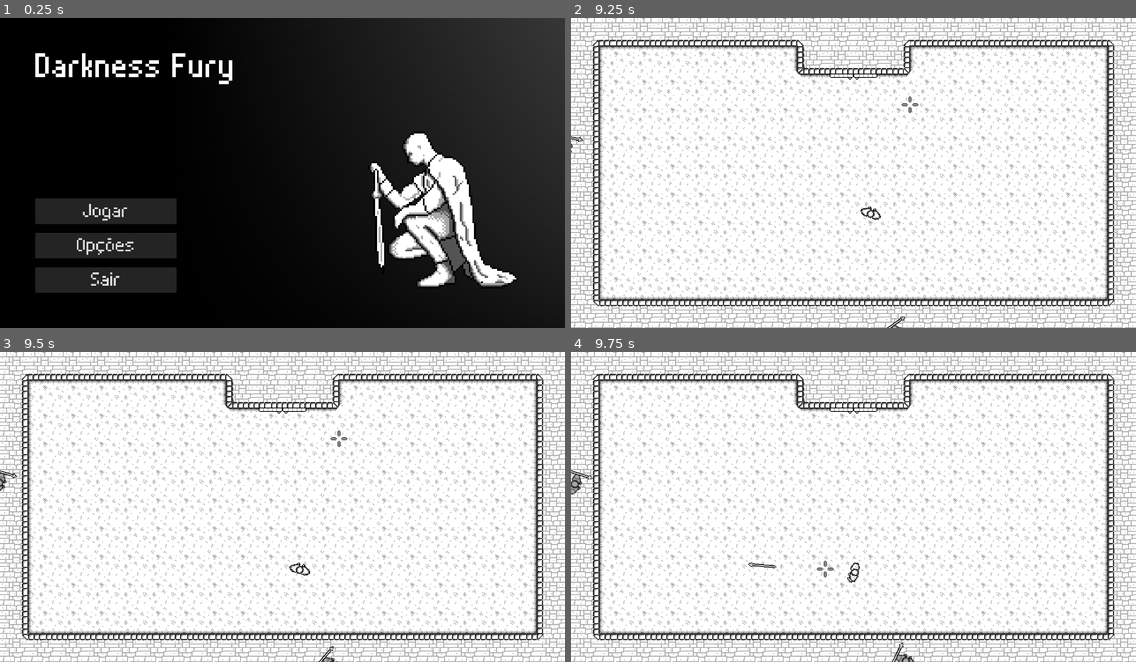
Above: before the commit, frames 1-4 (two rows, left to right).
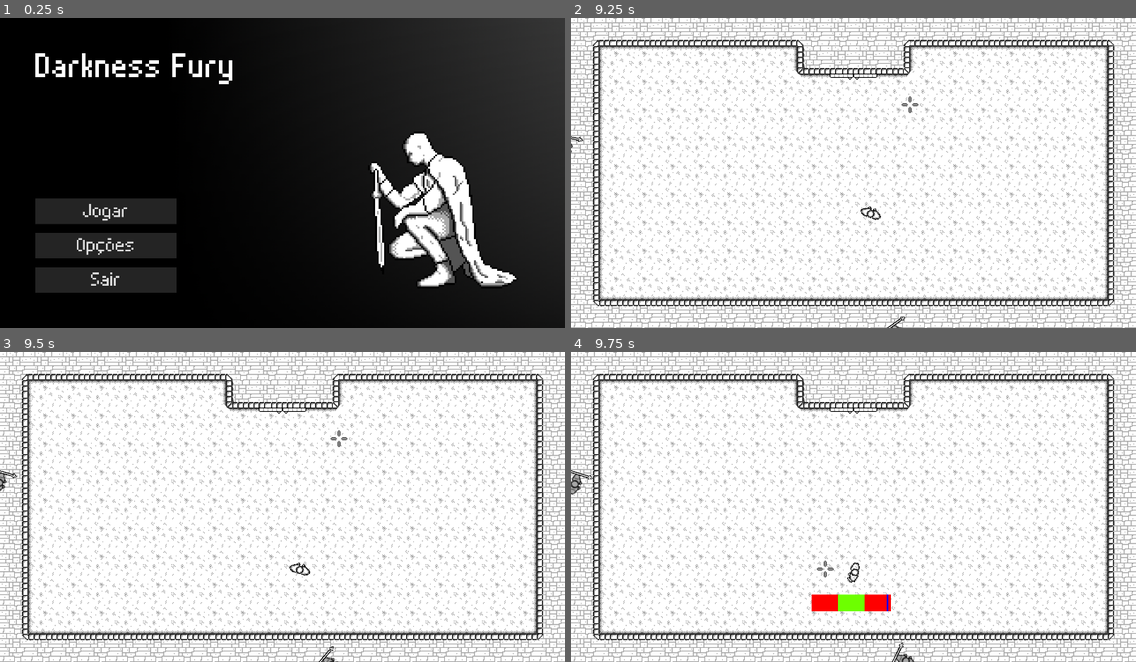
Above: after the commit, the same moments.

Repository: CarlMachado/DarknessFury
Game: Godot game, scene res://scenes/main_menu.tscn
The game is run twice, just before and just after one commit, with the same random seed, the same clock (stepped at 60 frames per second) and the same inputs.
Inputs (mouse positions are in pixels of both pictures, inside the frame that each line leads up to):
- Up to frame 1 (0.25 s): no input
- Up to frame 2 (9.25 s): click "Jogar" at 0.5 s; tap Enter (ui_accept) at 1.25, 1.52, 1.55, 1.82, 2.1, 2.27, 2.57, 3.05, 3.77, 4.07, 4.25, 4.35, 4.52, 4.82, 5.27, 5.57, 5.75, 6.05, 6.5, 6.6, 6.77, 7.07, 7.25, 7.52, 7.55, 7.82, 8.27, 8.57, 8.85 s; move the mouse to (977, 157) at 1.27 s; hold D (ui_right) 1.28-2.03 s; click (977, 157) at 1.35 s; move the mouse to (740, 188) at 2.02 s; hold S (ui_down) 2.03-2.78 s; click (740, 188) at 2.3 s; move the mouse to (910, 104) at 2.77 s; hold D (ui_right) 2.78-3.53 s; click (910, 104) at 2.85 s; move the mouse to (825, 235) at 3.52 s; hold W (ui_up) 3.53-4.28 s; click (825, 235) at 3.6 s; move the mouse to (1023, 219) at 4.27 s; hold A (ui_left) 4.28-5.78 s; tap Space (ui_skill, bound only after the commit) at 4.9 s; move the mouse to (684, 126) at 5.02 s; click (684, 126) at 5.1 s; move the mouse to (881, 173) at 5.77 s; hold S (ui_down) 5.78-6.53 s; click (881, 173) at 5.85 s; move the mouse to (768, 95) at 6.52 s; hold D (ui_right) 6.53-7.28 s; click (768, 95) at 6.8 s; move the mouse to (977, 157) at 7.27 s; hold W (ui_up) 7.28-8.03 s; click (977, 157) at 7.35 s; move the mouse to (740, 188) at 8.02 s; hold D (ui_right) 8.03-8.78 s; click (740, 188) at 8.1 s; move the mouse to (910, 104) at 8.77 s; hold S (ui_down) from 8.78 s (still down)
- Up to frame 3 (9.5 s): keep holding S (ui_down)
- Up to frame 4 (9.75 s): move the mouse to (825, 569) at 9.52 s; release S (ui_down) at 9.53 s; hold A (ui_left) from 9.53 s (still down); click (825, 569) at 9.6 s

Frames 1-3 are identical in both runs. In frame 4, 0.8% of the frame differs, in the area x 31-57%, y 67-84%.

Commit message:
Sistema de teste de pericia

Diff:
--- a/prefabs/player.tscn
+++ b/prefabs/player.tscn
@@ -11,8 +11,6 @@
 [ext_resource path="res://sprites/player/raise_3.png" type="Texture" id=9]
 [ext_resource path="res://sprites/weapon/spear_hand.png" type="Texture" id=10]
 [ext_resource path="res://scripts/hit.gd" type="Script" id=11]
-[ext_resource path="res://scripts/skill_bar.gd" type="Script" id=12]
-[ext_resource path="res://scripts/skill_line.gd" type="Script" id=13]
 
 [sub_resource type="SpriteFrames" id=1]
 animations = [ {
@@ -71,31 +69,4 @@
 [node name="shape" type="CollisionShape2D" parent="area_hit"]
 position = Vector2( -0.875, 0 )
 shape = SubResource( 3 )
-
-[node name="skill_bar" type="Node2D" parent="."]
-editor/display_folded = true
-visible = false
-
-[node name="skill_bar_green" type="ColorRect" parent="skill_bar"]
-margin_left = -23.0
-margin_top = 15.0
-margin_bottom = 24.0
-color = Color( 0.431373, 1, 0, 1 )
-script = ExtResource( 12 )
-
-[node name="skill_bar_red" type="ColorRect" parent="skill_bar"]
-margin_top = 15.0
-margin_right = 21.75
-margin_bottom = 24.0
-color = Color( 1, 0, 0, 1 )
-script = ExtResource( 12 )
-
-[node name="skill_line" type="ColorRect" parent="skill_bar"]
-margin_left = 20.6563
-margin_top = 15.0313
-margin_right = 21.4063
-margin_bottom = 24.0313
-rect_min_size = Vector2( -10, -10 )
-color = Color( 0.054902, 0, 1, 1 )
-script = ExtResource( 13 )
 [connection signal="timeout" from="reload" to="." method="_on_reload_timeout"]
--- /dev/null
+++ b/prefabs/skill_bar.tscn
@@ -0,0 +1,34 @@
+[gd_scene load_steps=3 format=2]
+
+[ext_resource path="res://scripts/skill_bar.gd" type="Script" id=1]
+[ext_resource path="res://scripts/skill_line.gd" type="Script" id=2]
+
+[node name="skill_bar" type="Node2D" groups=[
+"skill_bar",
+]]
+script = ExtResource( 1 )
+
+[node name="skill_bar_red" type="ColorRect" parent="."]
+margin_left = -45.0
+margin_top = 5.0
+margin_right = 45.0
+margin_bottom = 24.0
+color = Color( 1, 0, 0, 1 )
+
+[node name="skill_bar_green" type="ColorRect" parent="."]
+margin_left = -15.0
+margin_top = 5.0
+margin_right = 15.0
+margin_bottom = 24.0
+color = Color( 0.431373, 1, 0, 1 )
+
+[node name="skill_line" type="ColorRect" parent="." groups=[
+"skill_bar",
+]]
+margin_left = 43.0
+margin_top = 5.0
+margin_right = 45.0
+margin_bottom = 24.0
+rect_min_size = Vector2( -10, -10 )
+color = Color( 0.054902, 0, 1, 1 )
+script = ExtResource( 2 )
--- a/project.godot
+++ b/project.godot
@@ -105,6 +105,11 @@
 , Object(InputEventKey,"resource_local_to_scene":false,"resource_name":"","device":0,"alt":false,"shift":false,"control":false,"meta":false,"command":false,"pressed":false,"scancode":70,"unicode":0,"echo":false,"script":null)
  ]
 }
+ui_skill={
+"deadzone": 0.5,
+"events": [ Object(InputEventKey,"resource_local_to_scene":false,"resource_name":"","device":0,"alt":false,"shift":false,"control":false,"meta":false,"command":false,"pressed":false,"scancode":32,"unicode":0,"echo":false,"script":null)
+ ]
+}
 
 [layer_names]
 
--- a/scenes/levels/arena.tscn
+++ b/scenes/levels/arena.tscn
@@ -1,10 +1,11 @@
-[gd_scene load_steps=11 format=2]
+[gd_scene load_steps=12 format=2]
 
 [ext_resource path="res://scripts/arena.gd" type="Script" id=1]
 [ext_resource path="res://prefabs/mouse_cross.tscn" type="PackedScene" id=2]
 [ext_resource path="res://prefabs/tile_arena.tscn" type="PackedScene" id=3]
 [ext_resource path="res://prefabs/player.tscn" type="PackedScene" id=4]
 [ext_resource path="res://prefabs/spawn_enemy.tscn" type="PackedScene" id=5]
+[ext_resource path="res://prefabs/skill_bar.tscn" type="PackedScene" id=6]
 
 [sub_resource type="RectangleShape2D" id=1]
 extents = Vector2( 63.5568, 0.860004 )
@@ -104,4 +105,8 @@
 [node name="shape8" type="CollisionShape2D" parent="walls_area_enemy"]
 position = Vector2( 334.376, 14.361 )
 shape = SubResource( 5 )
+
+[node name="skill_bar" parent="." instance=ExtResource( 6 )]
+position = Vector2( 317.686, 270.384 )
+z_index = 1001
 [connection signal="body_entered" from="walls_area_enemy" to="enemy_spawns/spawn_enemy0" method="_on_walls_area_body_entered"]
--- a/scripts/player.gd
+++ b/scripts/player.gd
@@ -8,6 +8,7 @@
 var has_spear = false
 var loaded = true
 var active_skill_bar = false
+var action_answer# alvo verde - 1 / alvo vermelho - 0
 
 func _ready():
 	$area_hit.connect("hitted", self, "on_area_hitted")
@@ -35,7 +36,10 @@
 		$anim_sprite.play("idle")
 
 	if Input.is_action_just_pressed("ui_attack"):
-		shoot_spear()
+		init_shoot_spear()
+
+	if Input.is_action_just_pressed("ui_skill"):
+		skill()
 
 	if has_spear:
 		$spear_hand.show()
@@ -45,18 +49,33 @@
 	look_at(get_global_mouse_position())
 	move_and_slide(Vector2(x_dir, y_dir) * SPEED)
 
+func skill():
+	if active_skill_bar:
+		get_tree().call_group("skill_bar", "action")
+
+func finish_skill():
+	action_answer = null
+	active_skill_bar = false
+	get_tree().call_group("skill_bar", "desactive")
+
+func init_shoot_spear():
+	active_skill_bar = true
+	get_tree().call_group("skill_bar", "active")
+
 func shoot_spear():
-#	active_skill_bar = true
-#	$skill_bar/skill_line.active_skill_bar = true
-#	$skill_bar.show()
-#	if has_spear and loaded:
+#	if has_spear and loaded and !active_skill_bar and action_answer != null:
 	get_tree().call_group("spear", "spear_false")
 
 	var position_mouse = global_position.distance_to(get_global_mouse_position())
 	var angle = atan2(get_global_mouse_position().y - global_position.y, get_global_mouse_position().x - global_position.x)
-	var correct = 0.2792664417184 - 0.037934649586 * log(position_mouse)
+	var correct = 0
+
+	if action_answer == 1: # alvo verde
+		correct = 0.2792664417184 - 0.037934649586 * log(position_mouse)
+	else:
+		pass
+
 	var spear_attack = PRE_SPEAR.instance()
-
 	spear_attack.global_position = $spear_hand.global_position / 2
 	spear_attack.rotation = global_rotation
 	spear_attack.dir = Vector2(cos(angle - correct), sin(angle - correct))
@@ -64,6 +83,7 @@
 	spear_attack.type = "player_attack"
 	get_parent().add_child(spear_attack)
 
+	finish_skill()
 	has_spear = false
 	loaded = false
 	$reload.start()
@@ -83,3 +103,7 @@
 func on_area_destroid():
 #	queue_free()
 	pass
+
+func skill_action(action):
+	self.action_answer = action
+	shoot_spear()
--- a/scripts/skill_bar.gd
+++ b/scripts/skill_bar.gd
@@ -1,10 +1,16 @@
-extends ColorRect
-
-onready var init_ret_size = rect_size
+extends Node2D
 
 func _ready():
+	self.hide()
 	pass
 
-func _draw():
+func _process(delta):
 	pass
-#	draw_rect(Rect2(Vector2(), init_ret_size / 2), Color(0, .6, 0), false)
+#	if active_skill_bar:
+#		self.skill_bar_green.queue_free()
+
+func active():
+	self.show()
+
+func desactive():
+	self.hide()
--- a/scripts/skill_line.gd
+++ b/scripts/skill_line.gd
@@ -1,10 +1,36 @@
 extends ColorRect
 
-var active_skill_bar = false
+onready var active_skill_bar = false
+
+onready var init_position = rect_global_position
+var speed = 50
+var size = 0 # 0 esquerda / 1 direita
 
 func _ready():
 	pass
 
 func _process(delta):
 	if active_skill_bar:
-		rect_global_position.x += 4
+		print("x: " + str(rect_global_position.x))
+		if rect_global_position.x - speed * delta > 542 and size == 0: # cheguei no verde -> rect_global_position.x > 632
+			rect_global_position.x -= speed * delta
+		else:
+			size = 1
+
+		if rect_global_position.x + speed * delta < 725 and size == 1:
+			rect_global_position.x += speed * delta
+		else:
+			size = 0
+
+func action():
+	if rect_global_position.x + rect_size.x > 604 and rect_global_position.x + rect_size.x < 664:  # area verde
+		get_tree().call_group("player", "skill_action", 1)
+	else: # area vermelha
+		get_tree().call_group("player", "skill_action", 0)
+
+func active():
+	rect_global_position = init_position
+	active_skill_bar = true
+
+func desactive():
+	active_skill_bar = false
Not shown: 1 places in prefabs/player.tscn that only renumber resources
